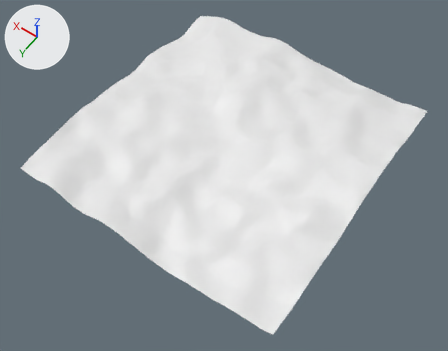
The glTF model assets/3d/terrain/terrain.gltf: old version first, new version second.
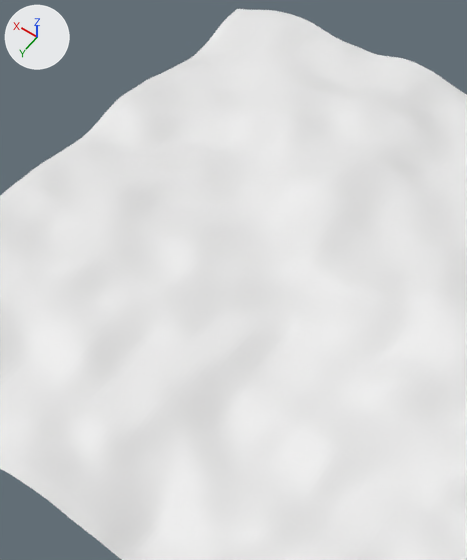
Each version appears first whole from a 50 mm camera at (-97.5, 140.5, 203.3) aimed at (-4.6, 10.4, -1.0), and next in a close-up on the part from 21% to 67% of the width and 3% to 74% of the height. Lighting does not change. The marker at upper left points along +X, +Y and +Z. Where no turn or scale is listed for an object, it has been applied to the vertices.

Script lines for the objects in view, before the commit:
```python
me_plane = bpy.data.meshes.new('Plane')
me_plane.from_pydata(...)  # 16641 vertices, 32768 faces; spans x -2.54..2.54, y -2.54..2.54, z 0.71..1.34
me_plane.materials.append(mat_material)  # its picture is missing
ob_plane = bpy.data.objects.new('Plane', me_plane)
ob_plane.location = (0.0, -0.1, 32.1)
ob_plane.scale = (-23.8, -23.8, -23.8)
```
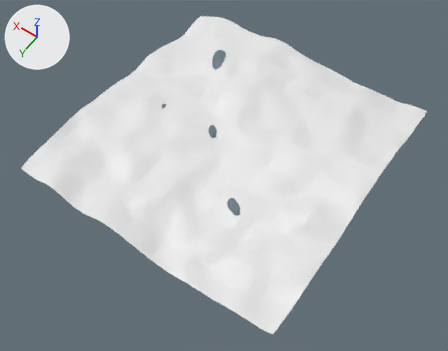
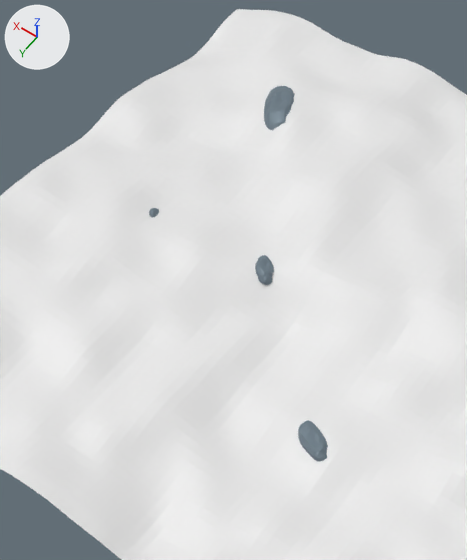
The newer file is also rescaled (x0.986), turned or shifted as a whole; pictures and numbers use the older file's frame.

Location of each change, (x1, y1, x2, y2) in pixels of the close-ups (467 x 560 px):
'Cube.002', added (blue): after (264, 86, 295, 131)
'Cube.001', added (blue): after (298, 420, 328, 462)
'Cube', added (blue): after (255, 255, 274, 285)
'Cube.004', added: after (149, 208, 159, 217)

The change, as a diff of the scene's bpy script:
```diff
--- a/assets/3d/terrain/terrain.gltf.py
+++ b/assets/3d/terrain/terrain.gltf.py
@@ mat_material_001 @@
+mat_material_001 = principled_material('Material.001')
+mat_material_001.base_color = (0.162, 0.216, 0.258)  # blue #70808b
+mat_material_001.metallic = 0.256
+mat_material_001.roughness = 0.518
@@ mat_material_002 @@
+mat_material_002 = principled_material('Material.002')
+mat_material_002.base_color = (0.161, 0.217, 0.259)  # blue #70808b
+mat_material_002.metallic = 0.256
+mat_material_002.roughness = 0.508
@@ me_cube_001 @@
+me_cube_001.from_pydata(...)  # 145 vertices, 256 faces; spans x -5.7..3.16, y 6.92..13.86, z 27.59..29.66
+me_cube_001.materials.append(mat_material_001)  # blue #70808b
@@ me_cube @@
+me_cube.from_pydata(...)  # 145 vertices, 256 faces; spans x -5.22..0.84, y -3.22..3.41, z 27.97..29.92
+me_cube.materials.append(mat_material_001)  # blue #70808b
@@ me_cube_002 @@
+me_cube_002.from_pydata(...)  # 145 vertices, 256 faces; spans x 1.94..13.26, y -5.51..8.43, z 36.53..40.1
+me_cube_002.materials.append(mat_material_001)  # blue #70808b
@@ me_cube_004 @@
+me_cube_004.from_pydata(...)  # 54 vertices, 104 faces; spans x -1.37..0.9, y -0.68..2.32, z -1.35..1.04
+me_cube_004.materials.append(mat_material_002)  # blue #70808b
@@ ob_cube_001 @@
+ob_cube_001 = bpy.data.objects.new('Cube.001', me_cube_001)
+ob_cube_001.location = (-18.2, 13.9, -22.9)
@@ ob_cube @@
+ob_cube = bpy.data.objects.new('Cube', me_cube)
+ob_cube.location = (10.9, -0.1, -19.7)
@@ ob_cube_002 @@
+ob_cube_002 = bpy.data.objects.new('Cube.002', me_cube_002)
+ob_cube_002.location = (23.0, -36.9, -26.5)
@@ ob_cube_004 @@
+ob_cube_004 = bpy.data.objects.new('Cube.004', me_cube_004)
+ob_cube_004.location = (34.8, 0.0, 8.5)
```
